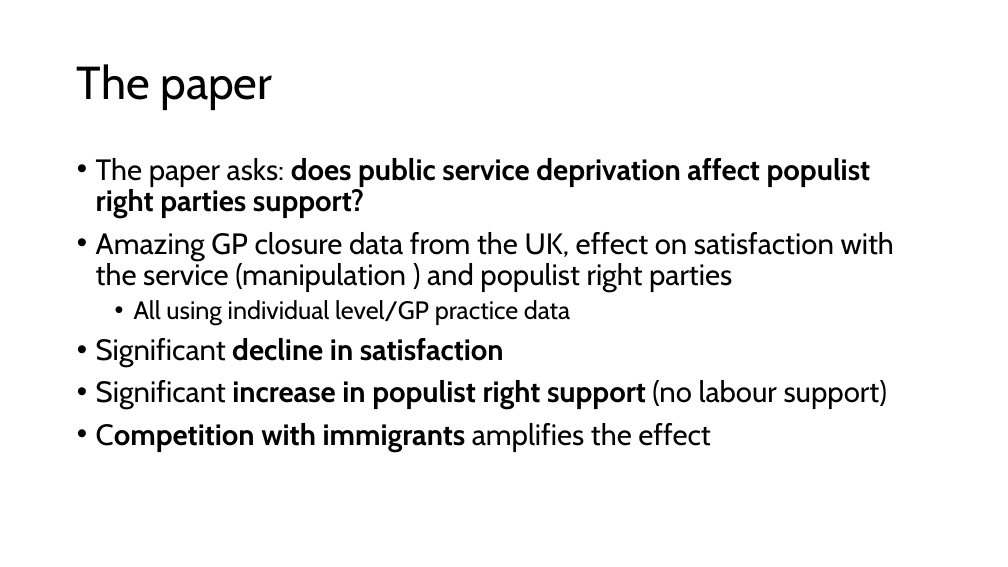
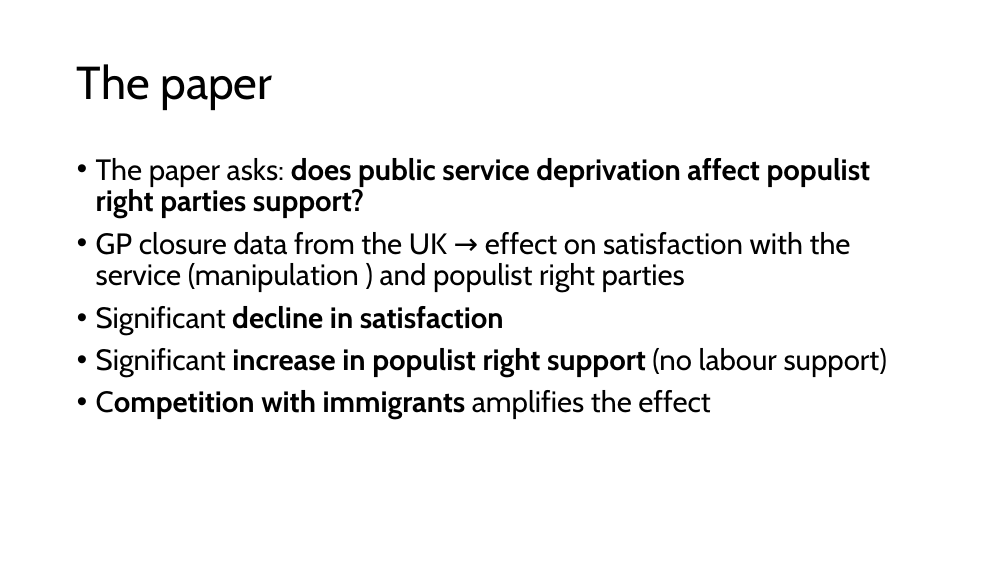
Before and after one commit to colomboeui/conferences, a slide deck: slide 2 of dickson.pptx. Drawn at 1008x567 pixels with LibreOffice and Linux fonts; fonts in the diff are those of the drawing. Boxes give left, top, right and bottom in pixels: in the first picture for what was removed or moved away, otherwise in the second. Text is boxed around its words. In the diff, an @@ line names an element or a change of style, - is before the commit and + after.

```diff
--- a/dickson.pptx
+++ b/dickson.pptx
@@ text at (x1=96, y1=232, x2=851, y2=293): text changed @@
-• Amazing GP closure data from the UK, effect on satisfaction with the service (manipulation ) and populist right parties
-  • All using individual level/GP practice data
+• GP closure data from the UK → effect on satisfaction with the service (manipulation ) and populist right parties
```
Also in this commit, not shown: 3 other slides changed.
